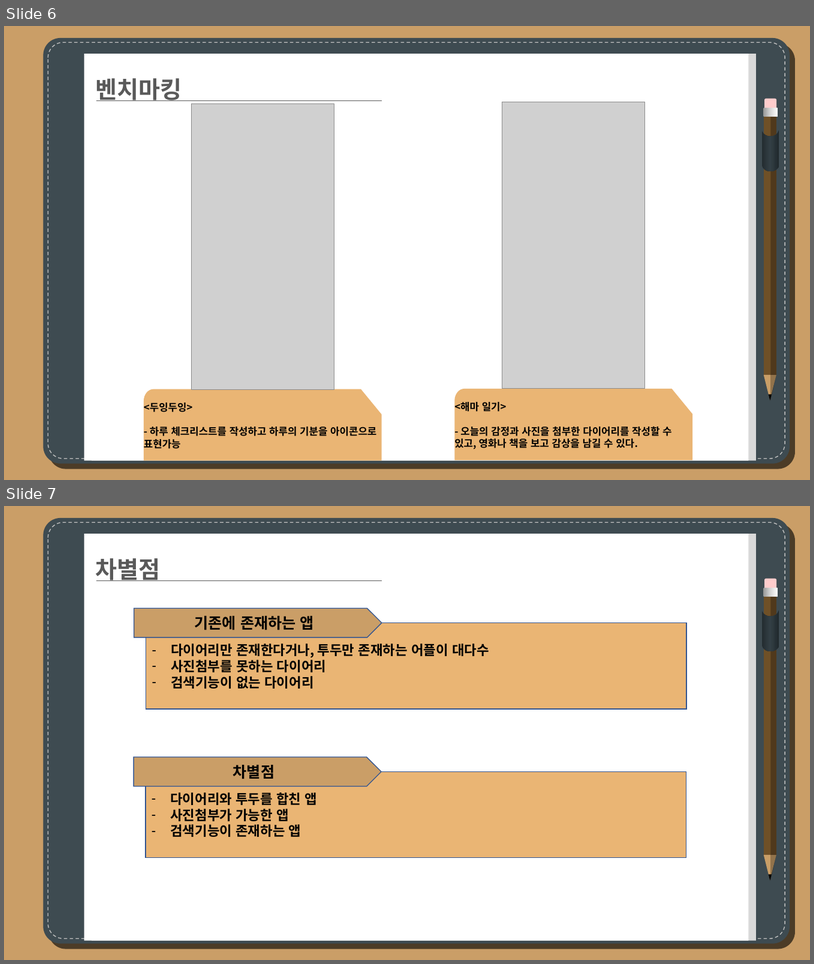
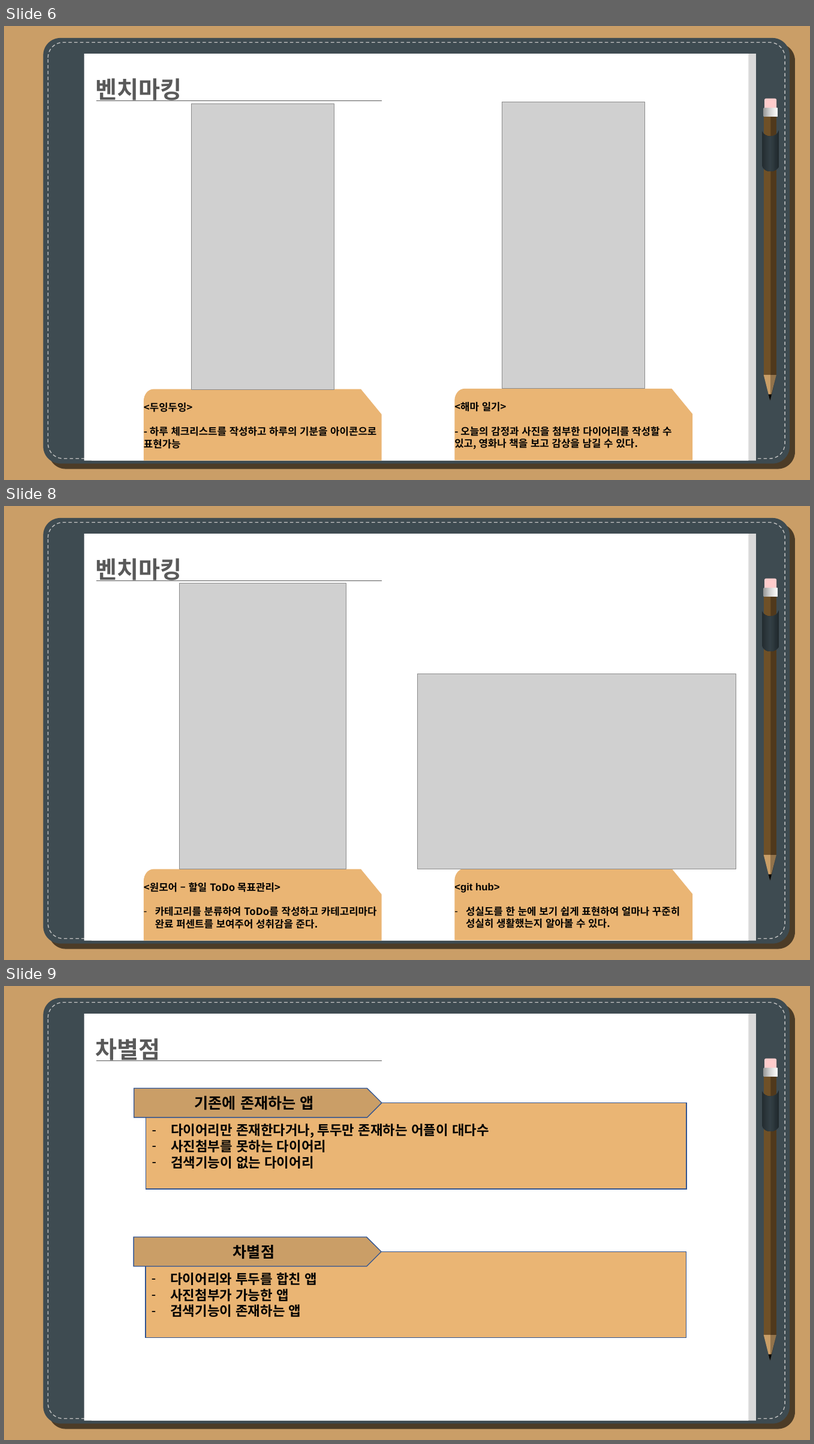
Before and after one commit to chaeHaram/University, a slide deck: 4-1/소프트웨어 종합설계/졸업작품제안서(201721963정찬욱).pptx. Shown one above the other, each under a label of ours: slides 6 and 7 before the commit, slides 6, 8 and 9 after it; the slides between them are not shown. The pictures are 814x964 and 814x1444 pixels, drawn with LibreOffice and Linux fonts; fonts in the diff are those of the drawing; grey boxes stand for pictures. Boxes give left, top, right and bottom in pixels: in the first picture for what was removed or moved away, otherwise in the second. Text is boxed around its words. In the diff, an @@ line names an element or a change of style, - is before the commit and + after.

```diff
--- a/4-1/소프트웨어 종합설계/졸업작품제안서(201721963정찬욱).pptx
+++ b/4-1/소프트웨어 종합설계/졸업작품제안서(201721963정찬욱).pptx
@@ slide 8 added at (4,506,810,960), background #CA9E67 @@
@@ text added at (95,558,182,585), 28 pt, text #595959, bold @@
+벤치마킹
@@ picture added at (179,583,347,868) @@
@@ group added at (44,518,791,943): 3 rounded rectangles, 3 rectangles, 2 ellipses, 2 triangles, 1 line, 1 flow chart online storage, 1 right triangle, 1 round same rect @@
@@ picture added at (418,673,737,869) @@
@@ freeform shape added at (144,869,382,940), fill #EAB574, 12 pt, text #000000, bold @@
+<원모어 – 할일 ToDo 목표관리>
+– 카테고리를 분류하여 ToDo를 작성하고 카테고리마다 완료 퍼센트를 보여주어 성취감을 준다.
@@ freeform shape added at (455,868,693,940), fill #EAB574, 12 pt, text #000000, bold @@
+<git hub>
+– 성실도를 한 눈에 보기 쉽게 표현하여 얼마나 꾸준히 성실히 생활했는지 알아볼 수 있다.
@@ what was slide 7 is now slide 9 @@
```
Also in this commit, not shown: 2 slides changed, 1 other slide added, 1 other file.
